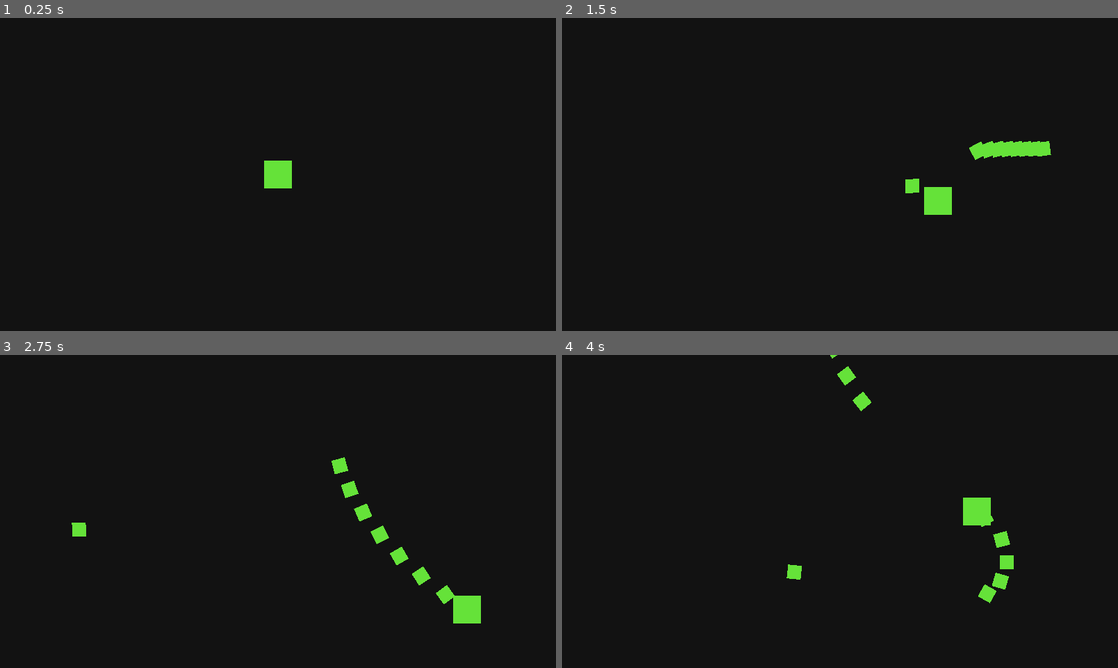
Above: before the commit, frames 1-4 (two rows, left to right).
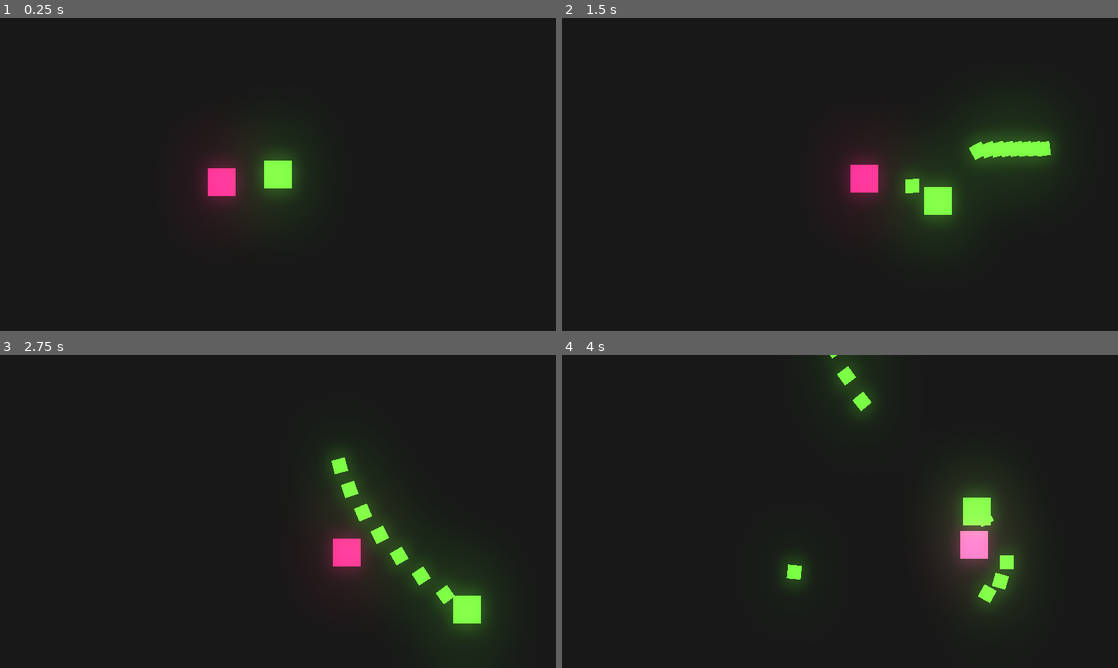
Above: after the commit, the same moments.

Repository: brunobold/CS-Project
Game: Godot game, scene res://scenes/Arena.tscn
The game is run twice, just before and just after one commit, with the same random seed, the same clock (stepped at 60 frames per second) and the same inputs.
Inputs (mouse positions are in pixels of both pictures, inside the frame that each line leads up to):
- Up to frame 1 (0.25 s): no input
- Up to frame 2 (1.5 s): move the mouse to (962, 158) at 0.52 s; press the mouse at (962, 158) at 0.53 s; hold D (move_right) 0.53-1.28 s; move the mouse to (728, 190) at 1.27 s; release the mouse at (728, 190) at 1.28 s; hold S (move_down) from 1.28 s (still down); click (728, 190) at 1.35 s
- Up to frame 3 (2.75 s): move the mouse to (333, 442) at 2.02 s; release S (move_down) at 2.03 s; press the mouse at (333, 442) at 2.03 s; hold D (move_right) from 2.03 s (still down)
- Up to frame 4 (4 s): move the mouse to (812, 574) at 2.77 s; release D (move_right) at 2.78 s; release the mouse at (812, 574) at 2.78 s; hold W (move_up) 2.78-3.53 s; click (812, 574) at 2.85 s; move the mouse to (1006, 558) at 3.52 s; press the mouse at (1006, 558) at 3.53 s; hold A (move_left) from 3.53 s (still down)

The runs differ from the first frame. In frame 1, 3.6% of the frame differs, in the area x 34-56%, y 39-63%; in frame 2, 8.4%, in the area x 49-90%, y 30-70%; in frame 3, 8.4%; in frame 4, 6.8%.

Commit message:
Shooting
Ability to shoot and destroy enemy.

Diff:
--- a/scenes/Arena.tscn
+++ b/scenes/Arena.tscn
@@ -1,10 +1,24 @@
-[gd_scene load_steps=3 format=2]
+[gd_scene load_steps=5 format=2]
 
 [ext_resource path="res://scenes/Player.tscn" type="PackedScene" id=1]
 [ext_resource path="res://scripts/Arena.gd" type="Script" id=2]
+[ext_resource path="res://scenes/Enemy.tscn" type="PackedScene" id=3]
+
+[sub_resource type="Environment" id=1]
+background_mode = 4
+glow_enabled = true
+glow_bloom = 0.15
+glow_blend_mode = 0
+glow_bicubic_upscale = true
 
 [node name="Arena" type="Node2D"]
 script = ExtResource( 2 )
 
 [node name="Player" parent="." instance=ExtResource( 1 )]
 position = Vector2( 320, 180 )
+
+[node name="WorldEnvironment" type="WorldEnvironment" parent="."]
+environment = SubResource( 1 )
+
+[node name="Enemy" parent="." instance=ExtResource( 3 )]
+position = Vector2( 236.235, 191.508 )
--- a/scenes/Bullet.tscn
+++ b/scenes/Bullet.tscn
@@ -1,7 +1,10 @@
-[gd_scene load_steps=3 format=2]
+[gd_scene load_steps=4 format=2]
 
 [ext_resource path="res://sprites/player.png" type="Texture" id=1]
 [ext_resource path="res://Bullet.gd" type="Script" id=2]
+
+[sub_resource type="RectangleShape2D" id=1]
+extents = Vector2( 16, 16 )
 
 [node name="Bullet" type="Sprite"]
 modulate = Color( 0.4, 0.890196, 0.227451, 1 )
@@ -9,6 +12,14 @@
 texture = ExtResource( 1 )
 script = ExtResource( 2 )
 
+[node name="Hitbox" type="Area2D" parent="." groups=[
+"Enemy_damager",
+]]
+
+[node name="CollisionShape2D" type="CollisionShape2D" parent="Hitbox"]
+visible = false
+shape = SubResource( 1 )
+
 [node name="VisibilityNotifier2D" type="VisibilityNotifier2D" parent="."]
 
 [connection signal="screen_exited" from="VisibilityNotifier2D" to="." method="_on_VisibilityNotifier2D_screen_exited"]
--- /dev/null
+++ b/scenes/Enemy.gd
@@ -0,0 +1,33 @@
+extends Sprite
+
+var speed = 75
+
+var velocity = Vector2()
+
+var stun = false
+var hp = 3
+
+func _process(delta):
+	if Global.player != null and stun == false:
+		velocity = global_position.direction_to(Global.player.global_position)
+	elif stun:
+		velocity = lerp(velocity, Vector2(0, 0), 0.3)
+
+	global_position += velocity * speed * delta
+
+	if hp <= 0:
+		queue_free()
+
+func _on_Hitbox_area_entered(area):
+	if area.is_in_group("Enemy_damager"):
+		modulate = Color("EB5E9D")
+		velocity = -velocity * 6
+		hp -= 1
+		stun = true
+		$Stun_timer.start()
+		area.get_parent().queue_free()
+
+
+func _on_Stun_timer_timeout():
+	modulate = Color("d72b78")
+	stun = false
--- /dev/null
+++ b/scenes/Enemy.tscn
@@ -0,0 +1,25 @@
+[gd_scene load_steps=4 format=2]
+
+[ext_resource path="res://sprites/enemy.png" type="Texture" id=1]
+[ext_resource path="res://scenes/Enemy.gd" type="Script" id=2]
+
+[sub_resource type="RectangleShape2D" id=1]
+extents = Vector2( 16, 16 )
+
+[node name="Enemy" type="Sprite"]
+modulate = Color( 0.843137, 0.168627, 0.470588, 1 )
+texture = ExtResource( 1 )
+script = ExtResource( 2 )
+
+[node name="Hitbox" type="Area2D" parent="."]
+
+[node name="CollisionShape2D" type="CollisionShape2D" parent="Hitbox"]
+visible = false
+shape = SubResource( 1 )
+
+[node name="Stun_timer" type="Timer" parent="."]
+wait_time = 0.15
+one_shot = true
+
+[connection signal="area_entered" from="Hitbox" to="." method="_on_Hitbox_area_entered"]
+[connection signal="timeout" from="Stun_timer" to="." method="_on_Stun_timer_timeout"]
--- a/scripts/Global.gd
+++ b/scripts/Global.gd
@@ -1,6 +1,7 @@
 extends Node
 
 var node_creation_parent = null
+var player = null
 
 func instance_node(node, location, parent):
 	var node_instance = node.instance()
--- a/scripts/Player.gd
+++ b/scripts/Player.gd
@@ -6,6 +6,12 @@
 var bullet = preload("res://scenes/Bullet.tscn")
 
 var can_shoot = true
+
+func _ready():
+	Global.player = self
+
+func _exit_tree():
+	Global.player = null
 
 func _process(delta):
 	velocity.x = int(Input.is_action_pressed("move_right")) - int(Input.is_action_pressed("move_left"))
Binary file added: sprites/enemy.png
Not shown, added: sprites/enemy.png.import
